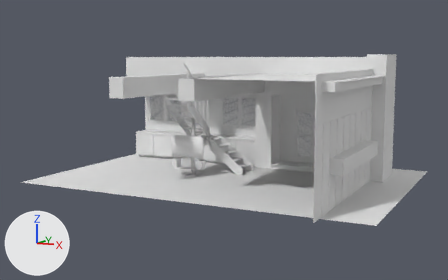
The Blender file interior_villa.blend, before and after one commit.
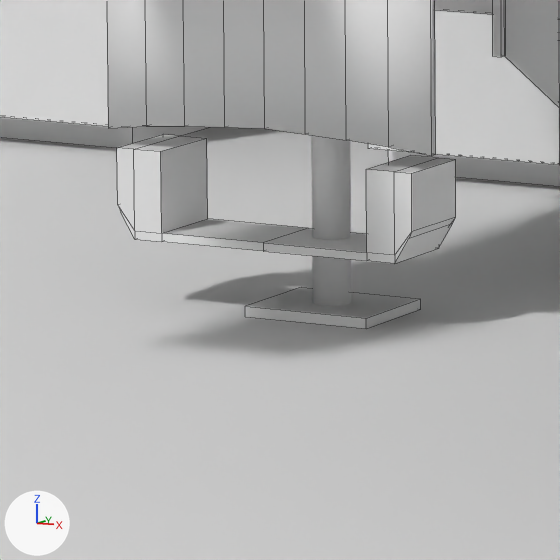
Each version is shown whole from a 50 mm camera at (25.0, -60.68, 13.08) aimed at (-4.1, -2.57, 4.13), then close up on the part from 36% to 48% of the width and 52% to 71% of the height. Every picture has the same lights, and +X, +Y and +Z are marked at lower left. The close-ups show mesh edges as thin lines.
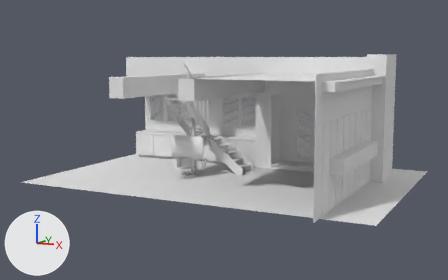
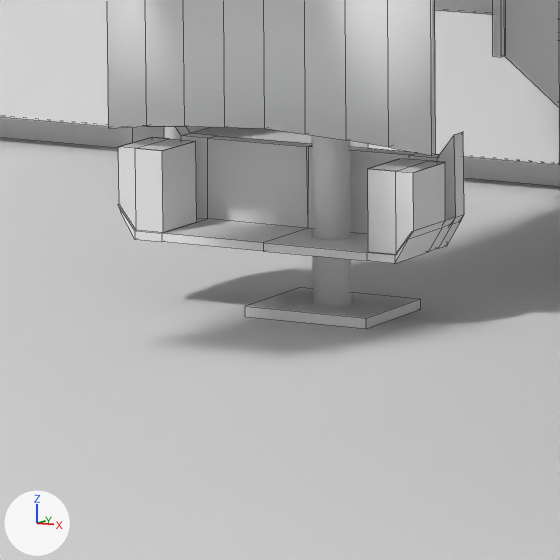
What differs and where, as boxes [x1, y1, x2, y2] in the close-ups (560 x 560 px):
'Cube.006', reshaped: before [117, 134, 456, 264]; after [118, 126, 464, 264]
part 1 of me_cube_006, added: after [118, 141, 445, 254]
part 2 of me_cube_006, built on: before [117, 134, 456, 258]; after [118, 126, 464, 258]

Diff of the bpy script that builds the scene:
```diff
--- a/interior_villa.blend.py
+++ b/interior_villa.blend.py
@@ me_cube_006 @@
 # used by ob_cube_006; location = (-8.35, -2.64, 0.8); scale = (1.52, 0.487, -0.0448)
-me_cube_006.from_pydata(...)  # 22 vertices, 19 faces; spans x 0.0..1.2, y -1.0..1.0, z -20.9..1.0
+me_cube_006.from_pydata(...)  # 62 vertices, 45 faces; spans x 0.0..1.2, y -1.0..1.4, z -26.9..1.0
+# me_cube_006 part 1: a new loose piece of 16 vertices spanning x 0.8..1.2, y -0.9..0.5, z -21.0..-1.1
+# me_cube_006 part 2
+# 3 vertices are removed from x 0.8..1.2, y -1.0, z -20.9
+# 15 faces are deleted
+# 1 vertex moves from x 1.2, y 1.0, z -20.9 to x 1.2, y 1.0, z -26.9
+# 18 vertices are added at x 0.0..1.2, y -1.0..1.4, z -21.0..1.0
+# 9 new vertices lie (0.0, 0.4, 0.0) away from vertices in x 0.0..1.2, y 1.0, z -20.9..1.0
+# 33 new faces join them
```
